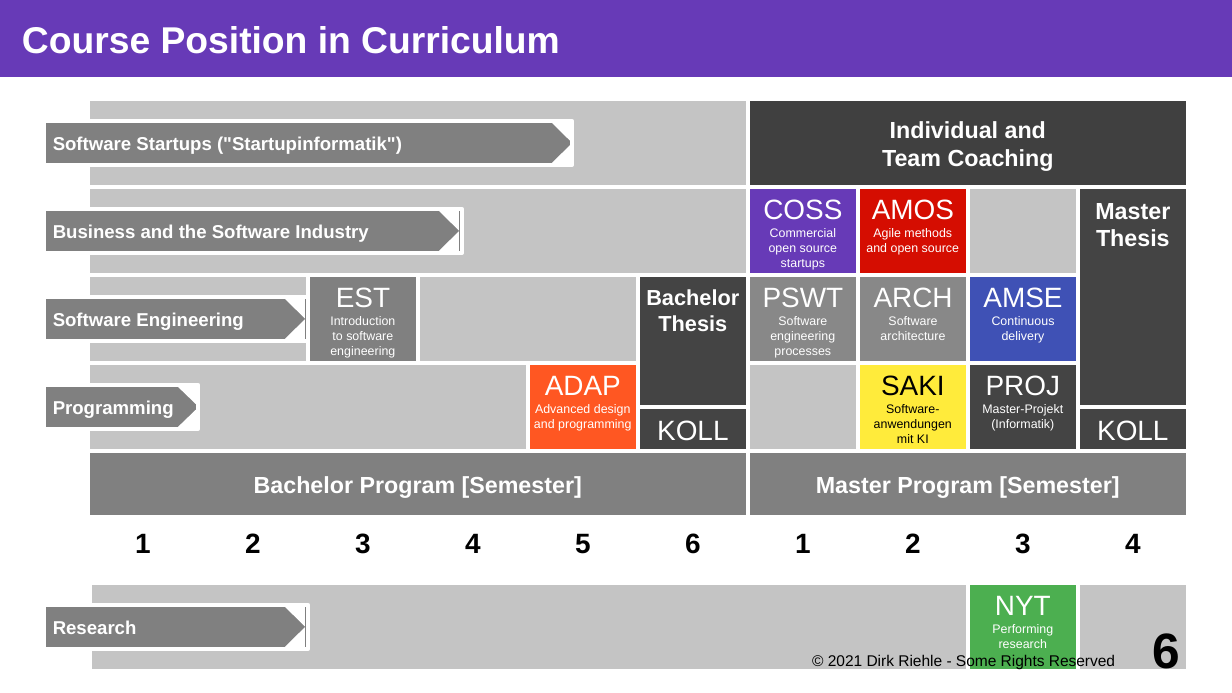
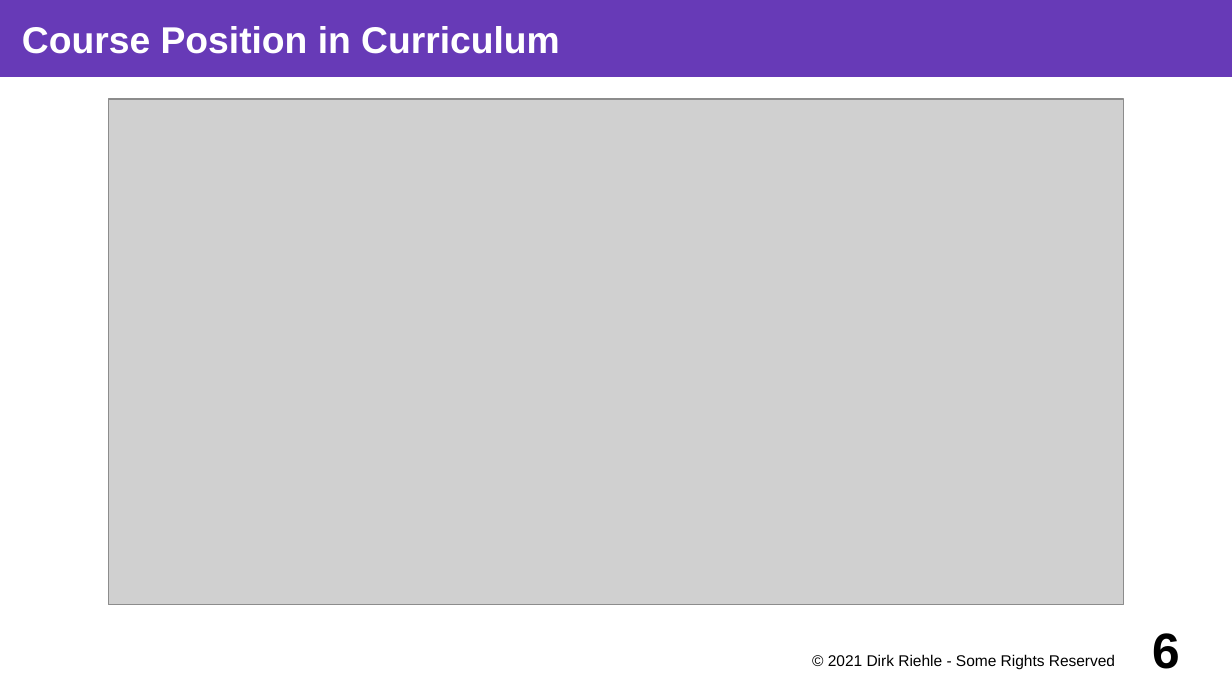
Before and after one commit to dirkriehle/coss-course, a slide deck: slide 6 of Lecture slides/COSS A01 - Course Introduction.odp. Drawn at 1232x693 pixels with LibreOffice and Linux fonts; fonts in the diff are those of the drawing; grey boxes stand for pictures. Boxes give left, top, right and bottom in pixels: in the first picture for what was removed or moved away, otherwise in the second. Text is boxed around its words. In the diff, an @@ line names an element or a change of style, - is before the commit and + after.

```diff
--- a/Lecture slides/COSS A01 - Course Introduction.odp
+++ b/Lecture slides/COSS A01 - Course Introduction.odp
@@ picture added at (108, 99, 1125, 606) @@
@@ group removed at (44, 99, 1188, 672): 27 rectangles, 10 texts, 10 right triangles @@
-ADAP
-Advanced design
-and programming
-EST
-Introduction
-to software
-engineering
-ARCH
-Software
-architecture
-AMSE
-Continuous
-delivery
-COSS
-Commercial
-open source
-startups
-NYT
-Performing
-research
-Bachelor
-Thesis
-Master
-Thesis
-1
-Master Program [Semester]
-Bachelor Program [Semester]
-2
-4
-3
-2
-5
-6
-1
-4
-3
-Programming
-Software Startups ("Startupinformatik")
-Software Engineering
-Business and the Software Industry
-Individual and
-Team Coaching
-Research
-PSWT
-Software
-engineering
-processes
-SAKI
-Software-
-anwendungen
-mit KI
-KOLL
-KOLL
-PROJ
-Master-Projekt
-(Informatik)
-AMOS
-Agile methods
-and open source
```
Also in this commit, not shown: 7 other slides changed, 9 other files.
